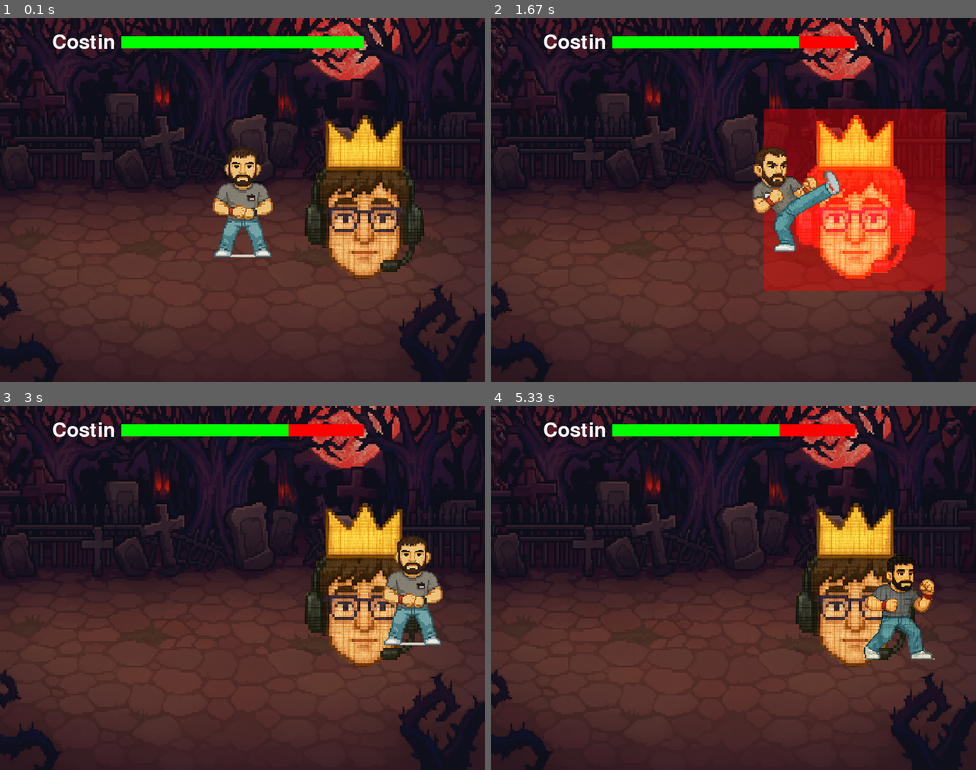
Above: before the commit, frames 1-4 (two rows, left to right).
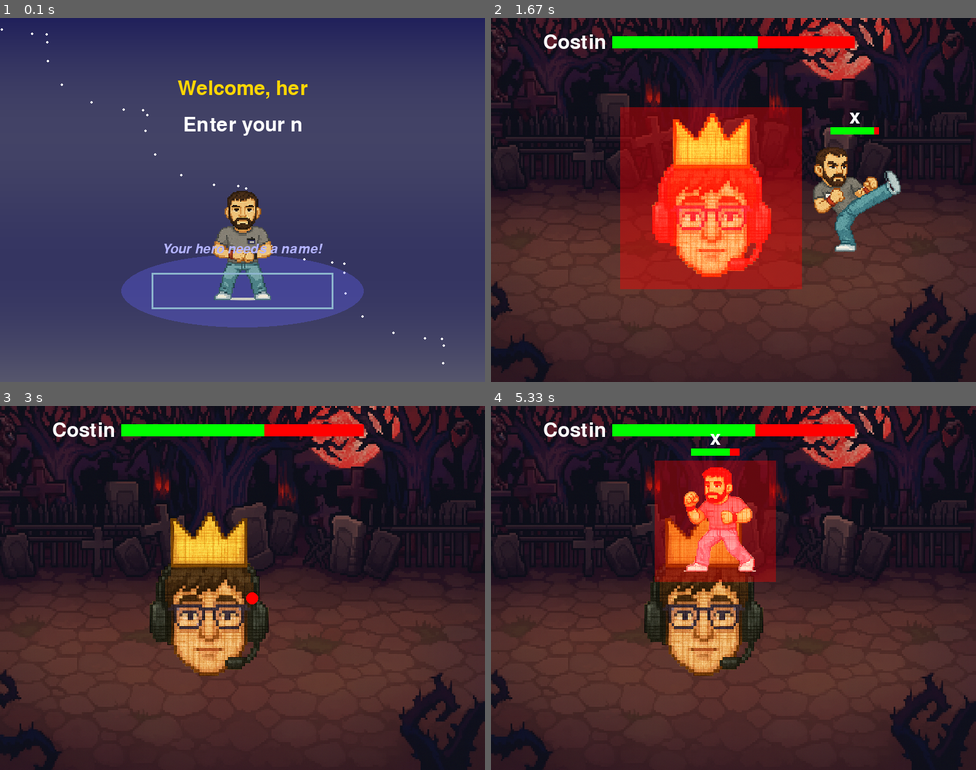
Above: after the commit, the same moments.

Repository: VladMarianPitariu/Py-Game
Game: pygame game, started from Main.py
Same seed, same stepped clock (60 frames per second), same inputs: the game is played once before the commit and once after it.
Inputs (mouse positions are in pixels of both pictures, inside the frame that each line leads up to):
- Up to frame 1 (0.1 s): no input
- Up to frame 2 (1.67 s): click (733, 291) at 0.38 s; tap X at 0.67 s; tap Enter at 1 s; hold X from 1.33 s (still down); hold Right from 1.33 s (still down)
- Up to frame 3 (3 s): release X at 1.8 s; release Right at 1.8 s; type "an" at 1.88 s; type "n" at 2.08 s; tap Enter at 2.22 s; hold Right 2.43-2.9 s; hold W from 2.98 s (still down)
- Up to frame 4 (5.33 s): release W at 3.28 s; hold A 3.82-4.35 s; hold Down 4.38-4.68 s; hold A 4.72-5.12 s; hold Up from 5.15 s (still down)

The runs differ from the first frame. In frame 1, 100% of the frame differs, in the area x 0-100%, y 0-100%; in frame 2, 32%; in frame 3, 15%; in frame 4, 21%.

Commit message:
adaugat deplasare cu W A S D , lovituri cu f si parte de introducere unde iti adaugi numele tau, ai healthbar si COSTIN da damage

Diff:
--- a/Main.py
+++ b/Main.py
@@ -1,10 +1,138 @@
+
+
 import os
 import pygame
 import sys
+import random
+import math
 from character import Character
+
 
 # Initialize Pygame
 pygame.init()
+
+# --- Player name input screen ---
+
+def get_player_name(screen, font):
+    input_box = pygame.Rect(WIDTH//2 - 150, HEIGHT//2 + 120, 300, 60)
+    color_inactive = pygame.Color('lightskyblue3')
+    color_active = pygame.Color('dodgerblue2')
+    color = color_inactive
+    active = False
+    text = ''
+    done = False
+    anim_angle = 0
+    char_anim_angle = 0
+    clock = pygame.time.Clock()
+    funny_msgs = [
+        "Don't be shy, type your legendary name!",
+        "Your hero needs a name!",
+        "The boss is waiting...",
+        "No numbers, no symbols, just pure style!",
+        "You can be anything. Even 'GIGACHAD'."
+    ]
+    funny_msg = random.choice(funny_msgs)
+    # Load character idle image for intro (use same as in game)
+    idle_img = pygame.image.load(os.path.join(IMG_DIR, "idle.png"))
+    idle_img = pygame.transform.scale(idle_img, (200, 200))
+    # For typing effect
+    prompt_full = "Welcome, hero!"
+    subprompt_full = "Enter your name to begin your quest:"
+    prompt_shown = ''
+    subprompt_shown = ''
+    prompt_idx = 0
+    subprompt_idx = 0
+    prompt_speed = 2  # chars per frame
+    subprompt_speed = 2
+    name_anim_idx = 0
+    name_anim_timer = 0
+    name_anim_delay = 2  # frames per letter
+    while not done:
+        for event in pygame.event.get():
+            if event.type == pygame.QUIT:
+                pygame.quit()
+                sys.exit()
+            if event.type == pygame.MOUSEBUTTONDOWN:
+                if input_box.collidepoint(event.pos):
+                    active = not active
+                else:
+                    active = False
+                color = color_active if active else color_inactive
+            if event.type == pygame.KEYDOWN:
+                if active:
+                    if event.key == pygame.K_RETURN:
+                        if text.strip():
+                            done = True
+                    elif event.key == pygame.K_BACKSPACE:
+                        text = text[:-1]
+                        name_anim_idx = max(0, name_anim_idx - 1)
+                    else:
+                        if len(text) < 16 and event.unicode.isprintable():
+                            text += event.unicode
+        # Animated background: smooth vertical gradient + floating stars
+        anim_angle += 2
+        char_anim_angle += 0.12
+        # Gradient background
+        for y in range(HEIGHT):
+            c = int(30 + 60 * (y / HEIGHT) + 20 * math.sin(anim_angle*0.01 + y*0.01))
+            pygame.draw.line(screen, (c, c, 80 + c//3), (0, y), (WIDTH, y))
+        # Floating stars
+        for i in range(30):
+            star_x = int((WIDTH//30)*i + 30*math.sin(anim_angle*0.01 + i))
+            star_y = int((HEIGHT//30)*i + 20*math.cos(anim_angle*0.012 + i + anim_angle*0.01))
+            pygame.draw.circle(screen, (255,255,255,120), (star_x, star_y), 2)
+        # Draw a glowing circle behind the input box
+        glow_color = (100, 100, 255, 80)
+        glow_surf = pygame.Surface((400, 120), pygame.SRCALPHA)
+        pygame.draw.ellipse(glow_surf, glow_color, glow_surf.get_rect())
+        screen.blit(glow_surf, (WIDTH//2 - 200, HEIGHT//2 + 90))
+        # Animate character idle (bounce up and down)
+        char_y = HEIGHT//2 - 40 + int(18 * math.sin(char_anim_angle))
+        screen.blit(idle_img, (WIDTH//2 - 100, char_y))
+        # Typing effect for prompts
+        if prompt_idx < len(prompt_full):
+            prompt_idx += prompt_speed
+            prompt_shown = prompt_full[:prompt_idx]
+        else:
+            prompt_shown = prompt_full
+        if subprompt_idx < len(subprompt_full):
+            subprompt_idx += subprompt_speed
+            subprompt_shown = subprompt_full[:subprompt_idx]
+        else:
+            subprompt_shown = subprompt_full
+        prompt = font.render(prompt_shown, True, (255,215,0))
+        subprompt = font.render(subprompt_shown, True, (255,255,255))
+        # Prompts
+        screen.blit(prompt, (WIDTH//2 - prompt.get_width()//2, HEIGHT//2 - 200))
+        screen.blit(subprompt, (WIDTH//2 - subprompt.get_width()//2, HEIGHT//2 - 140))
+        # Funny message
+        funny_font = pygame.font.SysFont(None, 32, italic=True)
+        funny = funny_font.render(funny_msg, True, (180, 180, 255))
+        screen.blit(funny, (WIDTH//2 - funny.get_width()//2, HEIGHT//2 + 70))
+        # Name typing animation above character
+        if name_anim_idx < len(text):
+            name_anim_timer += 1
+            if name_anim_timer >= name_anim_delay:
+                name_anim_idx += 1
+                name_anim_timer = 0
+        elif name_anim_idx > len(text):
+            name_anim_idx -= 1
+            name_anim_timer = 0
+        name_to_show = text[:name_anim_idx]
+        name_font = pygame.font.SysFont(None, 54, bold=True)
+        name_surface = name_font.render(name_to_show, True, (255,255,0))
+        name_x = WIDTH//2 - name_surface.get_width()//2
+        name_y = char_y - 60
+        screen.blit(name_surface, (name_x, name_y))
+        # Input box
+        txt_surface = font.render(text, True, (255,255,0))
+        width = max(300, txt_surface.get_width()+10)
+        input_box.w = width
+        screen.blit(txt_surface, (input_box.x+5, input_box.y+10))
+        pygame.draw.rect(screen, color, input_box, 3)
+        pygame.display.flip()
+        clock.tick(60)
+    return text.strip()
 
 # Paths
 IMG_DIR = os.path.join(os.path.dirname(__file__), "img")
@@ -39,17 +167,41 @@
 )
 
 # Boss setup
+
+# Boss setup
 boss_rect = boss_img.get_rect(midright=(WIDTH - 50, HEIGHT // 2))
 boss_health = 100
 boss_max_health = 100
+boss_speed = 3
+boss_direction = -1  # -1 = left, 1 = right
+boss_move_timer = 0
+BOSS_MOVE_INTERVAL = 1200  # ms
 enemy_felled = False
+
+# Player health
+player_health = 100
+player_max_health = 100
+
+# Red balls (projectiles) thrown by boss
+projectiles = []  # Each projectile: {'rect': pygame.Rect, 'vx': float, 'vy': float}
+PROJECTILE_SPEED = 4  # px per frame (aprox 240 px/sec at 60fps)
+PROJECTILE_SIZE = 20
+PROJECTILE_COOLDOWN = 1200  # ms
+last_projectile_time = 0
 
 # Clock
 clock = pygame.time.Clock()
-FPS = 60
+FPS = 120
+
 
 # Font
 font = pygame.font.SysFont(None, 48)
+
+
+# Get player name before starting game loop
+player_name = get_player_name(screen, font)
+
+## Tutorial removed as requested
 
 # Add this function to tint a surface red (for boss)
 def tint_surface_red(surface, intensity=0.4):
@@ -65,17 +217,83 @@
 boss_hit_timer = 0
 BOSS_HIT_DURATION = 200  # milliseconds
 
+PLAYER_HIT_DURATION = 400  # ms
+player_hit = False
+player_hit_timer = 0
+
 # Game loop
 while True:
     screen.blit(background_img, (0, 0))
 
     keys = pygame.key.get_pressed()
-    character.update(keys)
+    # Foloseste dt pentru smooth movement si allow_attack True in bossfight
+    dt = clock.get_time() / 16.67  # 1 frame = 16.67ms la 60fps
+    # Viteza mai mica in bossfight (ex: 22)
+    character.update(keys, dt=dt * 0.55, allow_attack=True)
+
+    # Boss random movement
+    if boss_health > 0:
+        now = pygame.time.get_ticks()
+        if now - boss_move_timer > BOSS_MOVE_INTERVAL:
+            boss_speed = random.randint(2, 4)  # much slower, px per frame
+            boss_direction = random.choice([-1, 1])
+            boss_move_timer = now
+        boss_rect.x += boss_speed * boss_direction
+        boss_rect.y += random.choice([-1, 0, 1]) * random.randint(0, 1)  # less jitter
+        # Keep boss in screen
+        if boss_rect.left < 0:
+            boss_rect.left = 0
+            boss_direction = 1
+        if boss_rect.right > WIDTH:
+            boss_rect.right = WIDTH
+            boss_direction = -1
+        if boss_rect.top < 0:
+            boss_rect.top = 0
+        if boss_rect.bottom > HEIGHT:
+            boss_rect.bottom = HEIGHT
+
+    # Boss throws projectiles that follow the player
+    now = pygame.time.get_ticks()
+    if boss_health > 0 and now - last_projectile_time > PROJECTILE_COOLDOWN:
+        proj_x = boss_rect.centerx - PROJECTILE_SIZE // 2
+        proj_y = boss_rect.centery
+        # Calculate direction vector towards player
+        dx = character.rect.centerx - proj_x
+        dy = character.rect.centery - proj_y
+        dist = max((dx ** 2 + dy ** 2) ** 0.5, 1)
+        vx = PROJECTILE_SPEED * dx / dist
+        vy = PROJECTILE_SPEED * dy / dist
+        projectile_rect = pygame.Rect(proj_x, proj_y, PROJECTILE_SIZE, PROJECTILE_SIZE)
+        projectiles.append({'rect': projectile_rect, 'vx': vx, 'vy': vy})
+        last_projectile_time = now
+
+    # Move projectiles and check collision with player
+    for proj in projectiles[:]:
+        proj['rect'].x += proj['vx'] * 0.7  # reduce projectile speed
+        proj['rect'].y += proj['vy'] * 0.7
+        # Remove if off screen
+        if (proj['rect'].right < 0 or proj['rect'].left > WIDTH or
+            proj['rect'].bottom < 0 or proj['rect'].top > HEIGHT):
+            projectiles.remove(proj)
+            continue
+        # Collision with player (damage only if not recently hit)
+        if (proj['rect'].colliderect(character.rect) and boss_health > 0
+            and not player_hit):
+            player_health -= 10
+            player_hit = True
+            player_hit_timer = pygame.time.get_ticks()
+            projectiles.remove(proj)
+            if player_health < 0:
+                player_health = 0
+
+    # Player hit effect timer (immunity)
+    if player_hit and pygame.time.get_ticks() - player_hit_timer > PLAYER_HIT_DURATION:
+        player_hit = False
 
     # Kick attack
-    if keys[pygame.K_x]:
+    if (keys[pygame.K_x] or keys[pygame.K_f]) and boss_health > 0:
         character.kick()
-        if character.rect.colliderect(boss_rect) and boss_health > 0:
+        if character.rect.colliderect(boss_rect):
             boss_health -= 1  # Deal damage
             boss_hit = True
             boss_hit_timer = pygame.time.get_ticks()
@@ -91,20 +309,17 @@
             boss_hit = False
             screen.blit(boss_img, boss_rect)
 
-        # Draw health bar at the top center of the screen
+        # Draw boss health bar at the top center
         bar_width = 400
         bar_height = 20
         bar_x = (WIDTH - bar_width) // 2
         bar_y = 30
-        # Red background
         pygame.draw.rect(screen, (255, 0, 0), (bar_x, bar_y, bar_width, bar_height))
-        # Green foreground (current health)
         pygame.draw.rect(
             screen,
             (0, 255, 0),
             (bar_x, bar_y, int(bar_width * (boss_health / boss_max_health)), bar_height)
         )
-        # Optional: Boss label
         boss_label = font.render("Costin", True, (255, 255, 255))
         label_rect = boss_label.get_rect()
         label_rect.midright = (bar_x - 10, bar_y + bar_height // 2)
@@ -114,14 +329,46 @@
         text = font.render("Enemy Felled!", True, (255, 215, 0))
         screen.blit(text, (WIDTH//2 - 100, HEIGHT//2 - 50))
 
+    # Draw player health bar above player
+    pbar_width = 80
+    pbar_height = 12
+    pbar_x = character.rect.centerx - pbar_width // 2
+    pbar_y = character.rect.top - 20
+    pygame.draw.rect(screen, (255, 0, 0), (pbar_x, pbar_y, pbar_width, pbar_height))
+    pygame.draw.rect(
+        screen,
+        (0, 255, 0),
+        (pbar_x, pbar_y, int(pbar_width * (player_health / player_max_health)), pbar_height)
+    )
+    # Show player name above healthbar
+    player_label = font.render(player_name, True, (255, 255, 255))
+    plabel_rect = player_label.get_rect()
+    plabel_rect.midbottom = (character.rect.centerx, pbar_y)
+    screen.blit(player_label, plabel_rect)
+
+    # Player hit visual effect (tint red only on sprite)
+    if player_hit:
+        # Get current player image
+        player_img = character.get_image().copy()
+        red_overlay = pygame.Surface(player_img.get_size(), pygame.SRCALPHA)
+        red_overlay.fill((255, 0, 0, 90))
+        player_img.blit(red_overlay, (0, 0), special_flags=pygame.BLEND_RGBA_ADD)
+        screen.blit(player_img, character.rect)
+    else:
+        character.draw(screen)
+
+    # Draw projectiles
+    for proj in projectiles:
+        pygame.draw.ellipse(screen, (255, 0, 0), proj['rect'])
+
     # Event handling
     for event in pygame.event.get():
         if event.type == pygame.QUIT:
             pygame.quit()
             sys.exit()
 
-    # Draw player
-    character.draw(screen)
+    # Draw player (only if not hit, otherwise drawn above)
+    # ...existing code...
 
     pygame.display.flip()
     clock.tick(FPS)
--- a/character.py
+++ b/character.py
@@ -14,27 +14,41 @@
         self.state = "idle"
         self.rect = self.images["idle"].get_rect(center=pos)
 
-    def handle_input(self, keys):
+    def handle_input(self, keys, dt=1.0, allow_attack=True):
         moved = False
-        if keys[pygame.K_LEFT]:
-            self.rect.x -= 5
+        speed = 20 * dt  # viteza marita pentru bossfight, ajustabil
+        dx = 0
+        dy = 0
+        # Miscare combinata (diagonala, smooth, nu se anuleaza sus/jos sau stanga/dreapta)
+        left = keys[pygame.K_LEFT] or keys[pygame.K_a]
+        right = keys[pygame.K_RIGHT] or keys[pygame.K_d]
+        up = keys[pygame.K_UP] or keys[pygame.K_w]
+        down = keys[pygame.K_DOWN] or keys[pygame.K_s]
+        if left:
+            dx -= 1
             self.facing_left = True
+        if right:
+            dx += 1
+            self.facing_left = False
+        if up:
+            dy -= 1
+        if down:
+            dy += 1
+        # Normalizeaza pentru diagonala (dar permite miscarea simultana sus/jos si stanga/dreapta)
+        if dx != 0 or dy != 0:
+            length = (dx**2 + dy**2) ** 0.5
+            if length > 0:
+                dx = dx / length * speed
+                dy = dy / length * speed
+            self.rect.x += int(dx)
+            self.rect.y += int(dy)
             self.state = "fight"
             moved = True
-        elif keys[pygame.K_RIGHT]:
-            self.rect.x += 5
-            self.facing_left = False
-            self.state = "fight"
+        # Atac (X sau F) - doar daca allow_attack e True
+        if allow_attack and (keys[pygame.K_x] or keys[pygame.K_f]):
+            self.kick()
             moved = True
-        elif keys[pygame.K_UP]:
-            self.rect.y -= 5
-            self.state = "fight"
-            moved = True
-        elif keys[pygame.K_DOWN]:
-            self.rect.y += 5
-            self.state = "fight"
-            moved = True
-        else:
+        if not moved:
             self.state = "idle"
         return moved
 
@@ -47,8 +61,8 @@
             key += "_flipped"
         return self.images[key]
 
-    def update(self, keys):
-        self.handle_input(keys)
+    def update(self, keys, dt=1.0, allow_attack=True):
+        self.handle_input(keys, dt, allow_attack=allow_attack)
 
     def draw(self, surface):
         surface.blit(self.get_image(), self.rect)
--- a/codVasi.py
+++ /dev/null
@@ -1,285 +0,0 @@
-import os
-
-import pygame
-
-import sys
-
-
-
-# Initialize Pygame
-
-pygame.init()
-
-
-
-# Paths
-
-IMG_DIR = os.path.join(os.path.dirname(__file__), "img")
-
-
-
-# Screen settings
-
-WIDTH, HEIGHT = 800, 600
-
-screen = pygame.display.set_mode((WIDTH, HEIGHT))
-
-pygame.display.set_caption("2D Game: Main Character vs Boss")
-
-
-
-# Load images from img folder
-
-background_img = pygame.image.load(os.path.join(IMG_DIR, "background.png"))
-
-background_img = pygame.transform.scale(background_img, (WIDTH, HEIGHT))
-
-
-
-idle_img = pygame.image.load(os.path.join(IMG_DIR, "idle.png"))
-
-fight_img = pygame.image.load(os.path.join(IMG_DIR, "fight-v2.png"))
-
-kick_img = pygame.image.load(os.path.join(IMG_DIR, "kick-v1.png"))
-
-boss_img = pygame.image.load(os.path.join(IMG_DIR, "king.png"))  # Boss image
-
-
-
-# Resize images
-
-idle_img = pygame.transform.scale(idle_img, (200, 200))
-
-fight_img = pygame.transform.scale(fight_img, (200, 200))
-
-kick_img = pygame.transform.scale(kick_img, (200, 200))
-
-boss_img = pygame.transform.scale(boss_img, (300, 300))
-
-
-
-# Flipped images
-
-idle_img_flipped = pygame.transform.flip(idle_img, True, False)
-
-fight_img_flipped = pygame.transform.flip(fight_img, True, False)
-
-kick_img_flipped = pygame.transform.flip(kick_img, True, False)
-
-
-
-# Character setup
-
-character_img = idle_img
-
-character_rect = character_img.get_rect(center=(WIDTH // 2, HEIGHT // 2))
-
-facing_left = False
-
-
-
-# Boss setup
-
-boss_rect = boss_img.get_rect(midright=(WIDTH - 50, HEIGHT // 2))
-
-boss_health = 100
-
-boss_max_health = 100
-
-enemy_felled = False
-
-
-
-# Clock
-
-clock = pygame.time.Clock()
-
-FPS = 60
-
-
-
-# Font
-
-font = pygame.font.SysFont(None, 48)
-
-
-
-# Add this function to tint a surface red (for boss)
-
-def tint_surface_red(surface, intensity=0.4):
-
-    """Return a copy of the surface tinted red by the given intensity (0-1)."""
-
-    tinted = surface.copy()
-
-    red_overlay = pygame.Surface(surface.get_size(), pygame.SRCALPHA)
-
-    red_overlay.fill((255, 0, 0, int(255 * intensity)))
-
-    tinted.blit(red_overlay, (0, 0), special_flags=pygame.BLEND_RGBA_ADD)
-
-    return tinted
-
-
-
-# Add a flag and timer for boss hit effect
-
-boss_hit = False
-
-boss_hit_timer = 0
-
-BOSS_HIT_DURATION = 200  # milliseconds
-
-
-
-# Game loop
-
-while True:
-
-    screen.blit(background_img, (0, 0))
-
-
-
-    # Default to idle
-
-    character_img = idle_img_flipped if facing_left else idle_img
-
-    keys = pygame.key.get_pressed()
-
-
-
-    # Movement
-
-    if keys[pygame.K_LEFT] or keys[pygame.K_a]:
-
-        character_rect.x -= 5
-
-        character_img = fight_img_flipped
-
-        facing_left = True
-
-    elif keys[pygame.K_RIGHT] or keys[pygame.K_d]:
-
-        character_rect.x += 5
-
-        character_img = fight_img
-
-        facing_left = False
-
-    elif keys[pygame.K_UP] or keys[pygame.K_w]:
-
-        character_rect.y -= 5
-
-        character_img = fight_img_flipped if facing_left else fight_img
-
-    elif keys[pygame.K_DOWN] or keys[pygame.K_s]:
-
-        character_rect.y += 5
-
-        character_img = fight_img_flipped if facing_left else fight_img
-
-
-
-    # Kick attack
-
-    if keys[pygame.K_x]:
-
-        character_img = kick_img_flipped if facing_left else kick_img
-
-        if character_rect.colliderect(boss_rect) and boss_health > 0:
-
-            boss_health -= 1  # Deal damage
-
-            boss_hit = True
-
-            boss_hit_timer = pygame.time.get_ticks()
-
-            if boss_health <= 0:
-
-                enemy_felled = True
-
-
-
-    # Draw boss if alive
-
-    if boss_health > 0:
-
-        # Draw boss with red tint if just hit
-
-        if boss_hit and pygame.time.get_ticks() - boss_hit_timer <= BOSS_HIT_DURATION:
-
-            screen.blit(tint_surface_red(boss_img, 0.4), boss_rect)
-
-        else:
-
-            boss_hit = False
-
-            screen.blit(boss_img, boss_rect)
-
-
-
-        # Draw health bar at the top center of the screen
-
-        bar_width = 400
-
-        bar_height = 20
-
-        bar_x = (WIDTH - bar_width) // 2
-
-        bar_y = 30
-
-        # Red background
-
-        pygame.draw.rect(screen, (255, 0, 0), (bar_x, bar_y, bar_width, bar_height))
-
-        # Green foreground (current health)
-
-        pygame.draw.rect(
-
-            screen,
-
-            (0, 255, 0),
-
-            (bar_x, bar_y, int(bar_width * (boss_health / boss_max_health)), bar_height)
-
-        )
-
-        # Optional: Boss label
-
-        boss_label = font.render("Costin", True, (255, 255, 255))
-
-        label_rect = boss_label.get_rect()
-
-        label_rect.midright = (bar_x - 10, bar_y + bar_height // 2)
-
-        screen.blit(boss_label, label_rect)
-
-    else:
-
-        # Boss defeated
-
-        text = font.render("Enemy Felled!", True, (255, 215, 0))
-
-        screen.blit(text, (WIDTH//2 - 100, HEIGHT//2 - 50))
-
-
-
-    # Event handling
-
-    for event in pygame.event.get():
-
-        if event.type == pygame.QUIT:
-
-            pygame.quit()
-
-            sys.exit()
-
-
-
-    # Draw player
-
-    screen.blit(character_img, character_rect)
-
-    pygame.display.flip()
-
-    clock.tick(FPS)
